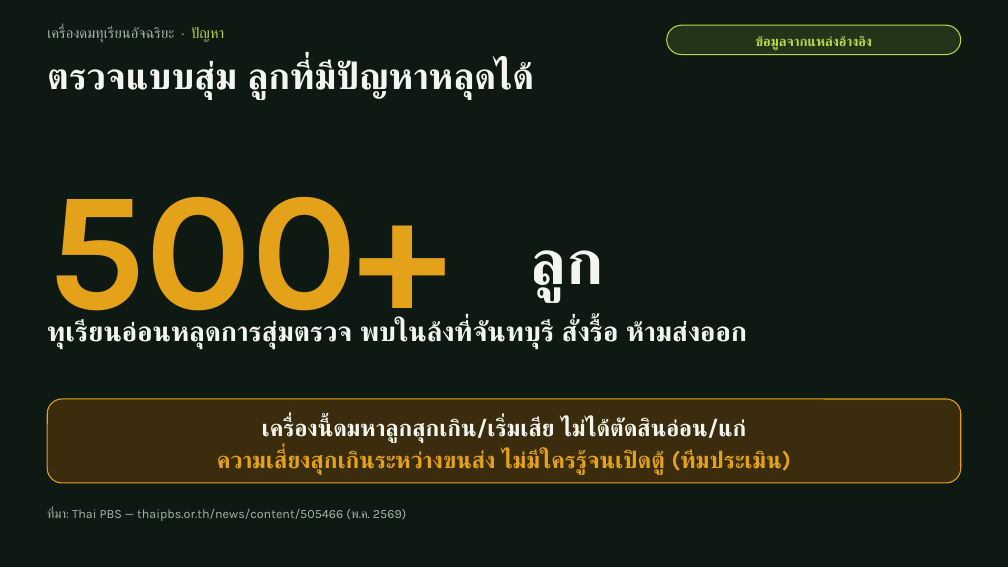
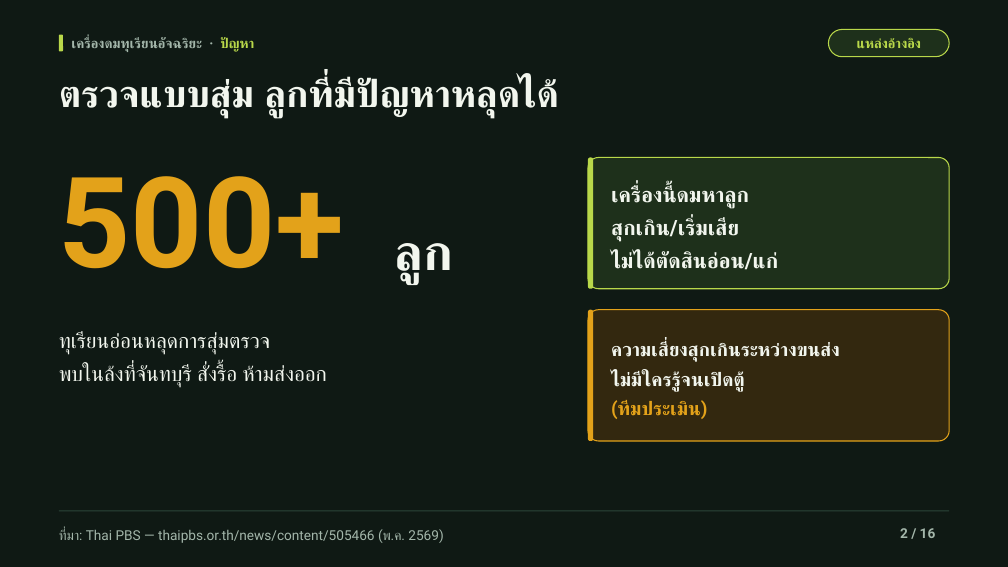
Before and after one commit to moolek02/e-nose-hub, a slide deck: slide 2 of docs/e-nose-pitch-deck-v2.pptx. Drawn at 1008x567 pixels with LibreOffice and Linux fonts; fonts in the diff are those of the drawing. Boxes give left, top, right and bottom in pixels: in the first picture for what was removed or moved away, otherwise in the second. Text is boxed around its words. In the diff, an @@ line names an element or a change of style, - is before the commit and + after.

```diff
--- a/docs/e-nose-pitch-deck-v2.pptx
+++ b/docs/e-nose-pitch-deck-v2.pptx
@@ rounded rectangle removed at [667, 25, 961, 54] @@
@@ rounded rectangle added at [829, 29, 950, 57], fill #1E301B, outline #B9D84A 1 pt @@
@@ rounded rectangle added at [59, 35, 64, 51], fill #B9D84A @@
@@ text "เครื่องดมทุเรียนอัจฉริยะ · ปัญหา": place and size @@
-text "เครื่องดมทุเรียนอัจฉริยะ · ปัญหา" at [47, 26, 224, 42]
+text "เครื่องดมทุเรียนอัจฉริยะ · ปัญหา" at [71, 37, 255, 52]
@@ text "เครื่องดมทุเรียนอัจฉริยะ · ปัญหา" at [71, 37, 255, 52]: size 14 to 13 pt, font Karla to Roboto, bold on; line spacing 1.15 to 1; vertical alignment top to middle @@
@@ text at [857, 38, 921, 48]: text changed; font Karla to Roboto @@
-ข้อมูลจากแหล่งอ้างอิง
+แหล่งอ้างอิง
@@ text "ตรวจแบบสุ่ม ลูกที่มีปัญหาหลุดได้": place and size @@
-text "ตรวจแบบสุ่ม ลูกที่มีปัญหาหลุดได้" at [47, 60, 531, 99]
+text "ตรวจแบบสุ่ม ลูกที่มีปัญหาหลุดได้" at [59, 78, 556, 118]
@@ text "ตรวจแบบสุ่ม ลูกที่มีปัญหาหลุดได้" at [59, 78, 556, 118]: size 35 to 36 pt, font Karla to Roboto; vertical alignment top to middle @@
@@ text "500+": place and size @@
-text "500+" at [47, 197, 447, 347]
+text "500+" at [59, 176, 344, 269]
@@ text "500+" at [59, 176, 344, 269]: size 160 to 120 pt, font Karla to Roboto; line spacing 1.15 to 1 @@
@@ rounded rectangle added at [588, 157, 950, 289], fill #1E301B, outline #B9D84A 1 pt @@
@@ rounded rectangle added at [588, 157, 594, 289], fill #B9D84A @@
@@ text added at [611, 186, 778, 270], 20 pt, text #F2F6EE, bold @@
+เครื่องนี้ดมหาลูก
+สุกเกิน/เริ่มเสีย
+ไม่ได้ตัดสินอ่อน/แก่
@@ text "ลูก": place and size @@
-text "ลูก" at [530, 250, 603, 302]
+text "ลูก" at [395, 243, 453, 284]
@@ text "ลูก" at [395, 243, 453, 284]: size 60 to 48 pt, font Karla to Roboto; line spacing 1.15 to 1 @@
@@ rounded rectangle added at [588, 310, 950, 442], fill #33280F, outline #E3A21A 1 pt @@
@@ rounded rectangle added at [588, 310, 594, 442], fill #E3A21A @@
@@ text at [59, 332, 327, 388]: text changed; size 26 to 20 pt; font Karla to Roboto; bold off @@
-ทุเรียนอ่อนหลุดการสุ่มตรวจ พบในล้งที่จันทบุรี สั่งรื้อ ห้ามส่งออก
+ทุเรียนอ่อนหลุดการสุ่มตรวจ
+พบในล้งที่จันทบุรี สั่งรื้อ ห้ามส่งออก
@@ text at [611, 342, 840, 419]: text changed; size 22 to 18 pt; font Karla to Roboto; text colour #E3A21A to #F2F6EE @@
-เครื่องนี้ดมหาลูกสุกเกิน/เริ่มเสีย ไม่ได้ตัดสินอ่อน/แก่
-ความเสี่ยงสุกเกินระหว่างขนส่ง ไม่มีใครรู้จนเปิดตู้ (ทีมประเมิน)
+ความเสี่ยงสุกเกินระหว่างขนส่ง
+ไม่มีใครรู้จนเปิดตู้
+(ทีมประเมิน)
@@ text "ที่มา: Thai PBS — thaipbs.or.th/news/content/505466 ...": place and size @@
-text "ที่มา: Thai PBS — thaipbs.or.th/news/content/505466 ..." at [47, 508, 406, 521]
+text "ที่มา: Thai PBS — thaipbs.or.th/news/content/505466 ..." at [59, 529, 443, 543]
@@ text "ที่มา: Thai PBS — thaipbs.or.th/news/content/505466 ..." at [59, 529, 443, 543]: size 12 to 13 pt, font Karla to Roboto; vertical alignment top to middle @@
@@ rounded rectangle: place and size @@
-rounded rectangle at [47, 399, 960, 483]
+rounded rectangle at [59, 510, 950, 511]
@@ rounded rectangle at [59, 510, 950, 511]: fill #3A2C0C to #2C4639; outline #E3A21A 1 pt to none; proportions changed @@
@@ text added at [900, 528, 936, 538], 13 pt, text #A3B6AA, bold @@
+2 / 16
```
Also in this commit, not shown: 15 other slides changed, 8 other files.
